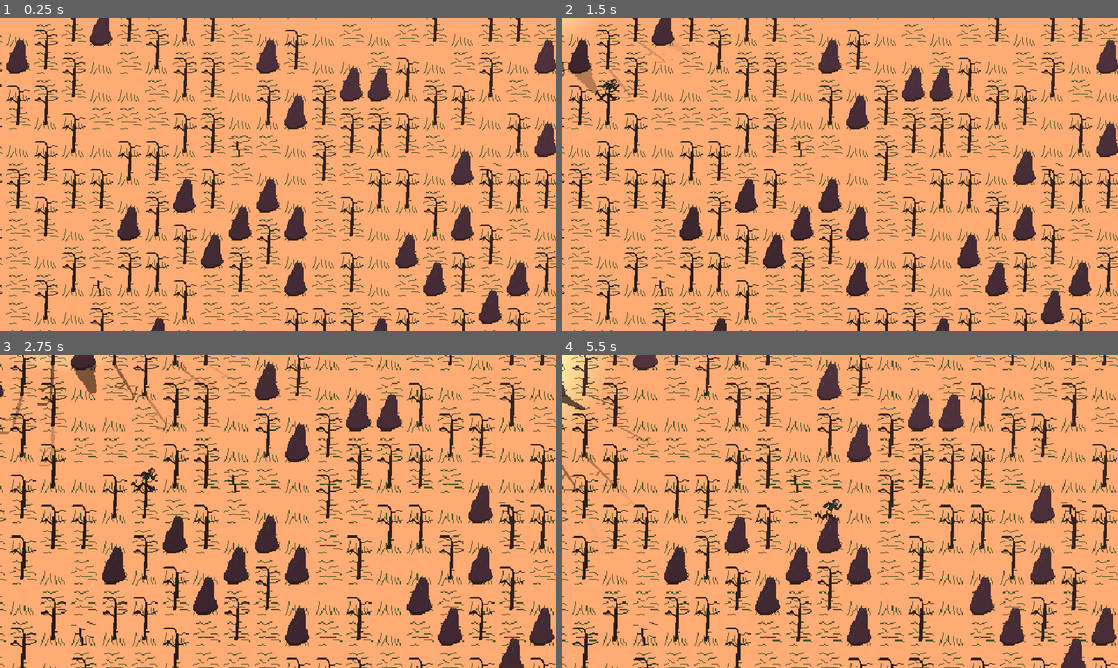
Above: before the commit, frames 1-4 (two rows, left to right).
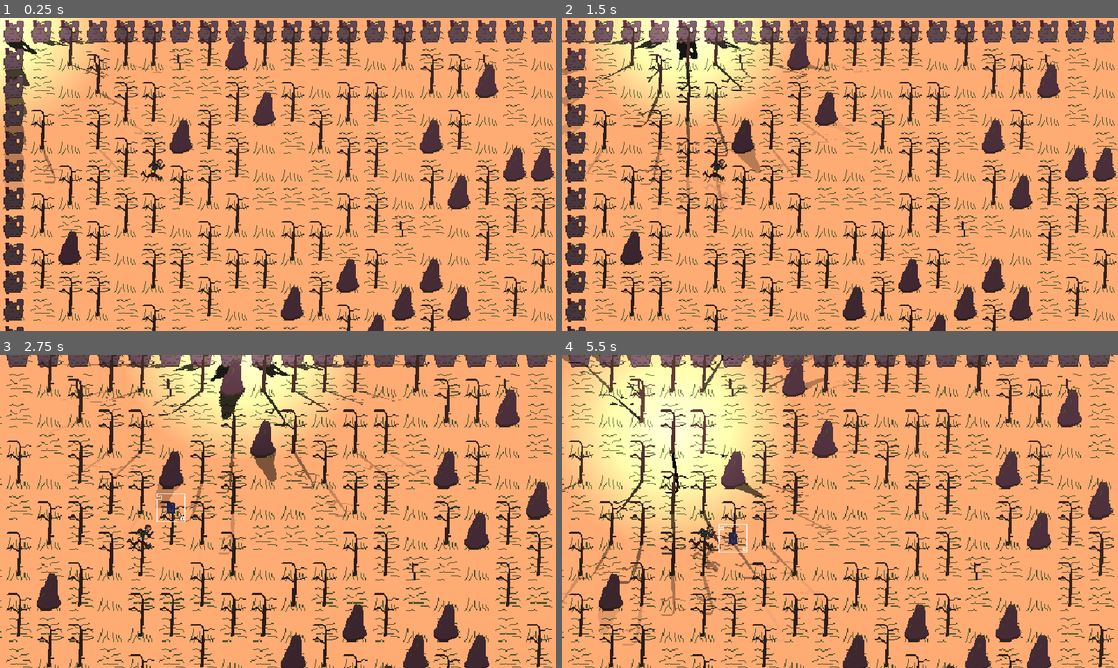
Above: after the commit, the same moments.

Repository: HartThomas/pixel-rpg
Game: Godot game, scene res://scenes/adventure.tscn
Same seed, same stepped clock (60 frames per second), same inputs: the game is played once before the commit and once after it.
Inputs (mouse positions are in pixels of both pictures, inside the frame that each line leads up to):
- Up to frame 1 (0.25 s): no input
- Up to frame 2 (1.5 s): move the mouse to (962, 158) at 0.52 s; hold Right (ui_right) 0.53-1.25 s; hold Shift (shift, bound only after the commit) 0.53-1.25 s; click (962, 158) at 0.67 s; drag from (728, 190) to (812, 237) at 1.27 s
- Up to frame 3 (2.75 s): move the mouse to (333, 442) at 2.02 s; hold Right (ui_right) from 2.03 s (still down); hold Shift (shift, bound only after the commit) from 2.03 s (still down); tap Mouse wheel up (camera_zoom_in) at 2.1 s; click (333, 442) at 2.17 s
- Up to frame 4 (5.5 s): release Right (ui_right) at 2.75 s; release Shift (shift, bound only after the commit) at 2.75 s; drag from (812, 574) to (673, 464) at 2.77 s; tap Enter at 3.5 s; move the mouse to (1006, 558) at 3.52 s; hold Left (ui_left) 3.53-4.25 s; hold Shift (shift, bound only after the commit) 3.53-4.25 s; click (1006, 558) at 3.67 s; drag from (673, 464) to (756, 433) at 4.27 s; tap Space at 5 s; move the mouse to (867, 511) at 5.02 s; hold Down (ui_down) from 5.03 s (still down); hold Shift (shift, bound only after the commit) from 5.03 s (still down); tap Middle mouse button (camera_pan) at 5.1 s; click (867, 511) at 5.17 s

The runs differ from the first frame. In frame 1, 34% of the frame differs, in the area x 0-100%, y 0-100%; in frame 2, 38%; in frame 3, 37%; in frame 4, 44%.

Commit message:
Add hammer and sword attack

Diff:
--- a/project.godot
+++ b/project.godot
@@ -47,6 +47,11 @@
 "events": [Object(InputEventMouseButton,"resource_local_to_scene":false,"resource_name":"","device":-1,"window_id":0,"a …(253 unchanged characters)…
 ]
 }
+shift={
+"deadzone": 0.2,
+"events": [Object(InputEventKey,"resource_local_to_scene":false,"resource_name":"","device":0,"window_id":0,"alt_pressed":false,"shift_pressed":false,"ctrl_pressed":false,"meta_pressed":false,"pressed":false,"keycode":0,"physical_keycode":4194325,"key_label":0,"unicode":0,"location":0,"echo":false,"script":null)
+]
+}
 
 [rendering]
 
--- a/scenes/adventure.tscn
+++ b/scenes/adventure.tscn
@@ -1,9 +1,10 @@
-[gd_scene load_steps=5 format=3 uid="uid://c044v515k678n"]
+[gd_scene load_steps=6 format=3 uid="uid://c044v515k678n"]
 
 [ext_resource type="Script" uid="uid://dsth2afje2gfl" path="res://scripts/adventure.gd" id="1_ndsq8"]
 [ext_resource type="PackedScene" uid="uid://b3rccb8jjuwwm" path="res://scenes/background.tscn" id="2_8junk"]
 [ext_resource type="PackedScene" uid="uid://c2asl6nrtmy6c" path="res://scenes/animatable_sprite.tscn" id="2_d6sop"]
 [ext_resource type="Script" uid="uid://bwdue35d0uf80" path="res://scripts/camera_2d.gd" id="4_d6sop"]
+[ext_resource type="PackedScene" uid="uid://d3yp0qlxtr5pk" path="res://scenes/highlight_cell.tscn" id="5_aavcp"]
 
 [node name="Adventure" type="Node2D"]
 script = ExtResource("1_ndsq8")
@@ -11,6 +12,9 @@
 
 [node name="Background" parent="." instance=ExtResource("2_8junk")]
 
+[node name="HighlightCell" parent="." instance=ExtResource("5_aavcp")]
+z_index = 1
+
 [node name="Camera2D" type="Camera2D" parent="."]
-position = Vector2(508, 272)
+position = Vector2(320, 180)
 script = ExtResource("4_d6sop")
--- /dev/null
+++ b/scenes/highlight_cell.tscn
@@ -0,0 +1,12 @@
+[gd_scene load_steps=4 format=3 uid="uid://d3yp0qlxtr5pk"]
+
+[ext_resource type="Texture2D" uid="uid://cttii5km5b6s4" path="res://art/sprites/highlight_cell.png" id="1_44fai"]
+[ext_resource type="Script" uid="uid://2i25dmdlspa1" path="res://scripts/highlight_cell.gd" id="2_lmrs7"]
+[ext_resource type="Texture2D" uid="uid://cgv85gjohhtik" path="res://art/sprites/hammer_attack.png" id="3_lmrs7"]
+
+[node name="HighlightCell" type="Sprite2D"]
+texture = ExtResource("1_44fai")
+script = ExtResource("2_lmrs7")
+
+[node name="Attack" type="Sprite2D" parent="."]
+texture = ExtResource("3_lmrs7")
--- a/scripts/adventure.gd
+++ b/scripts/adventure.gd
@@ -3,6 +3,7 @@
 @export var player_scene : PackedScene
 @onready var background: Node2D = $Background
 @onready var camera_2d: Camera2D = $Camera2D
+@onready var highlight_cell: Sprite2D = $HighlightCell
 
 const generic_scenery_scene = preload("res://scenes/sprite.tscn")
 var light_source = preload("res://scenes/light.tscn")
@@ -40,7 +41,7 @@
 	background.width = width
 	background.height = height
 	background.resize()
-	background.map_clicked.connect(move_player)
+	background.map_clicked.connect(cell_clicked)
 	create_player()
 
 func _generate_level_from_data():
@@ -146,7 +147,7 @@
 	while true:
 		var current = Vector2i(x0, y0)
 		if current != start:
-			print({current= current,start=start},tile_defs[level_data[current.y][current.x]].type)
+			#print({current= current,start=start},tile_defs[level_data[current.y][current.x]].type)
 			if can_player_move_here(current):
 				line.append(current)
 			else:
@@ -170,10 +171,15 @@
 var move_timer := 0.0
 var move_delay := 1.0 / move_speed
 
+func cell_clicked(target: Vector2i):
+	if Input.is_action_pressed('shift'):
+		pass
+	else:
+		move_player(target)
+
 func move_player(target: Vector2i):
 	var current_grid = (player_node.position / cell_size).floor()
 	path = get_straight_line_path(current_grid, target)
-	print(path)
 	queue_redraw()
 
 func _draw():
@@ -182,9 +188,33 @@
 		draw_rect(rect, Color(0, 1, 0, 0.3))
 	var player_tile = (player_node.position / cell_size).floor()
 	var rect = Rect2(player_tile * cell_size, Vector2(cell_size, cell_size))
-	draw_rect(rect, Color(1, 0, 0, 0.3))  # Red for player tile
+	draw_rect(rect, Color(1, 0, 0, 0.3))
+
+var coords_array = [
+	Vector2(1,0),Vector2(1,1),Vector2(0,1),Vector2(-1,1),Vector2(-1,0),Vector2(-1,-1),Vector2(0,-1),Vector2(1,-1),
+]
+
+func highlight_best_cell():
+	var player_world_position = player_node.position
+	var mouse_world_position = get_viewport().get_mouse_position()
+	var player_to_mouse_angle = (mouse_world_position - player_world_position).angle()
+	var best_offset = Vector2.ZERO
+	var smallest_angle_diff = INF
+	for offset in coords_array:
+		var offset_angle = offset.angle()
+		var angle_diff = abs(wrapf(player_to_mouse_angle - offset_angle, -PI, PI))
+		if angle_diff < smallest_angle_diff:
+			smallest_angle_diff = angle_diff
+			best_offset = offset
+	var target_cell = player_world_position + (best_offset * 32)
+	highlight_cell.global_position = target_cell
+	highlight_cell.visible = true
 
 func _process(delta):
+	if Input.is_action_pressed("shift"):
+		highlight_best_cell()
+	else:
+		highlight_cell.visible = false
 	if path.size() > 0:
 		move_timer += delta
 		if move_timer >= move_delay:
--- /dev/null
+++ b/scripts/attack.gd
@@ -0,0 +1,12 @@
+extends Node
+
+class_name Attack
+
+var player_cell: Vector2i
+var target_cell : Vector2i
+
+func execute():
+	pass
+
+func get_affected_cells() -> Array[Vector2i]:
+	return []
--- /dev/null
+++ b/scripts/attacks/hammer.gd
@@ -0,0 +1,19 @@
+extends Attack
+
+
+func get_affected_cells() -> Array[Vector2i]:
+	var center = target_cell
+	var offsets = [
+		Vector2i(0, 0), # the main hit
+		Vector2i(1, 0),
+		Vector2i(-1, 0),
+		Vector2i(0, 1),
+		Vector2i(0, -1)
+	]
+	return offsets.map(func(offset): return center + offset)
+
+func execute():
+	for cell in get_affected_cells():
+		var world_pos = cell
+		# spawn animation or effect at world_pos
+		print("Hammer hits: ", cell)
--- /dev/null
+++ b/scripts/attacks/sword.gd
@@ -0,0 +1,26 @@
+extends Attack
+
+var directions = [
+		Vector2i(1, 0),
+		Vector2i(1, 1),
+		Vector2i(0, 1),
+		Vector2i(-1, 1),
+		Vector2i(-1, 0),
+		Vector2i(-1, -1),
+		Vector2i(0, -1),
+		Vector2i(1, -1),
+	]
+
+func get_affected_cells() -> Array[Vector2i]:
+	var cells = []
+	var start = directions.find(target_cell)
+	for i in range(3):
+		var index = (start + i) % directions.size()
+		var offset = directions[index]
+		cells.append(player_cell + offset)
+	return cells
+
+func execute():
+	for cell in get_affected_cells():
+
+		print("Sword hits: ", cell)
--- /dev/null
+++ b/scripts/highlight_cell.gd
@@ -0,0 +1,22 @@
+extends Sprite2D
+@onready var attack: Sprite2D = $Attack
+
+var fluctuating_up = true
+var transparency = 0.5
+var weapon : String = 'hammer'
+
+func _ready() -> void:
+	var attack_texture = load("res://art/sprites/%s_attack.png" % [weapon])
+	attack.texture = attack_texture
+
+func _process(delta: float) -> void:
+	if transparency > 0.9:
+		fluctuating_up = false
+	if transparency < 0.5:
+		fluctuating_up = true
+
+	if fluctuating_up:
+		transparency += 1 * delta
+	else:
+		transparency -= 1 * delta
+	self_modulate.a = transparency
Binary file added: art/sprites/hammer_attack.png
Not shown, added: art/sprites/hammer_attack.png.import
Binary file added: art/sprites/highlight_cell.png
Not shown, added: art/sprites/highlight_cell.png.import
Not shown, added: scripts/attack.gd.uid
Not shown, added: scripts/attacks/hammer.gd.uid
Not shown, added: scripts/attacks/sword.gd.uid
Not shown, added: scripts/highlight_cell.gd.uid
